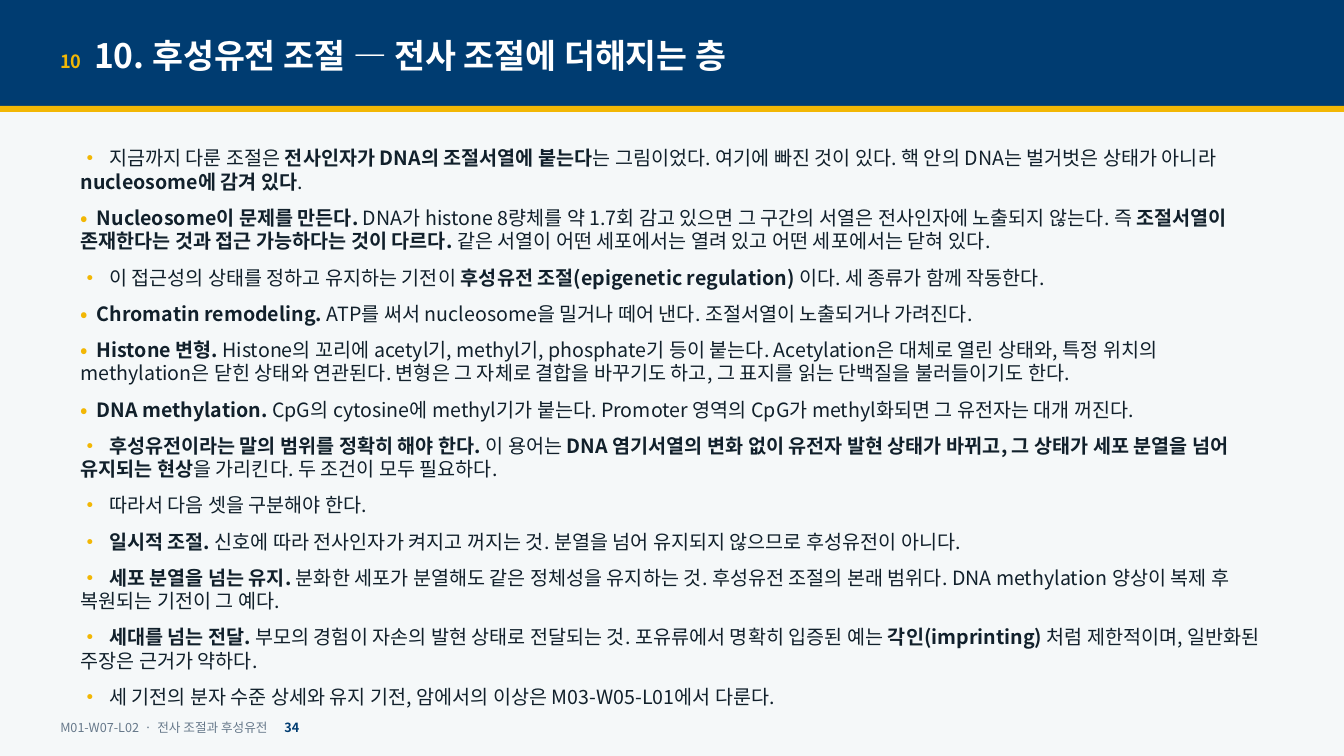
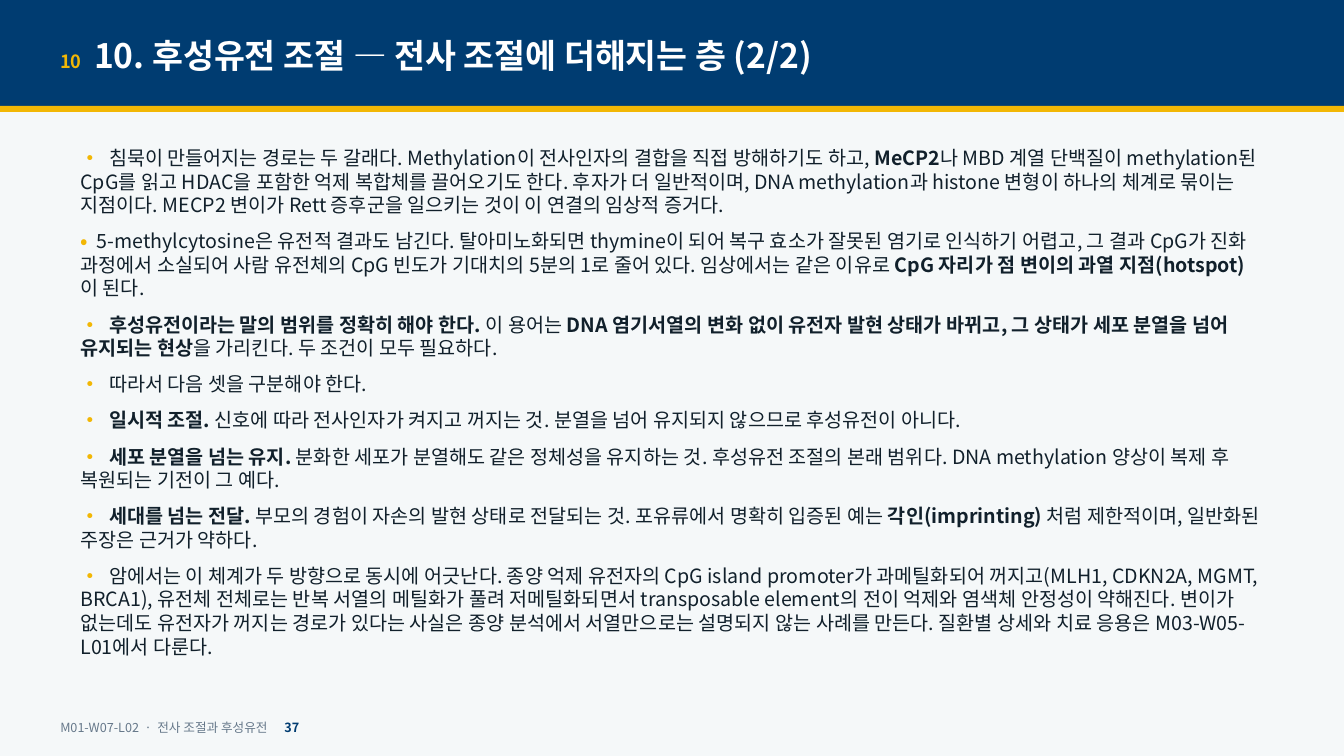
Before and after one commit to hoperiasd2/hoperiasd2.github.io, a slide deck: slide 37 of curriculum/M01/W07/L02/slides.pptx (slide 34 before the commit). Drawn at 1344x756 pixels with LibreOffice and Linux fonts; fonts in the diff are those of the drawing. Boxes give left, top, right and bottom in pixels: in the first picture for what was removed or moved away, otherwise in the second. Text is boxed around its words. In the diff, an @@ line names an element or a change of style, - is before the commit and + after.

```diff
--- a/curriculum/M01/W07/L02/slides.pptx
+++ b/curriculum/M01/W07/L02/slides.pptx
@@ text at (60,40,812,75): text changed @@
-10 10. 후성유전 조절 — 전사 조절에 더해지는 층
+10 10. 후성유전 조절 — 전사 조절에 더해지는 층 (2/2)
@@ text at (80,148,1257,297): text changed @@
-• 지금까지 다룬 조절은 전사인자가 DNA의 조절서열에 붙는다는 그림이었다. 여기에 빠진 것이 있다. 핵 안의 DNA는 벌거벗은 상태가 아니라 nucleosome에 감겨 있다.
-• Nucleosome이 문제를 만든다. DNA가 histone 8량체를 약 1.7회 감고 있으면 그 구간의 서열은 전사인자에 노출되지 않는다. 즉 조절서열이 존재한다는 것과 접근 가능하다는 것이 다르다. 같은 서열이 어떤 세포에서는 열려 있고 어떤 세포에서는 닫혀 있다.
-• 이 접근성의 상태를 정하고 유지하는 기전이 후성유전 조절(epigenetic regulation) 이다. 세 종류가 함께 작동한다.
-• Chromatin remodeling. ATP를 써서 nucleosome을 밀거나 떼어 낸다. 조절서열이 노출되거나 가려진다.
-• Histone 변형. Histone의 꼬리에 acetyl기, methyl기, phosphate기 등이 붙는다. Acetylation은 대체로 열린 상태와, 특정 위치의 methylation은 닫힌 상태와 연관된다. 변형은 그 자체로 결합을 바꾸기도 하고, 그 표지를 읽는 단백질을 불러들이기도 한다.
-• DNA methylation. CpG의 cytosine에 methyl기가 붙는다. Promoter 영역의 CpG가 methyl화되면 그 유전자는 대개 꺼진다.
+• 침묵이 만들어지는 경로는 두 갈래다. Methylation이 전사인자의 결합을 직접 방해하기도 하고, MeCP2나 MBD 계열 단백질이 methylation된 CpG를 읽고 HDAC을 포함한 억제 복합체를 끌어오기도 한다. 후자가 더 일반적이며, DNA methylation과 histone 변형이 하나의 체계로 묶이는 지점이다. MECP2 변이가 Rett 증후군을 일으키는 것이 이 연결의 임상적 증거다.
+• 5-methylcytosine은 유전적 결과도 남긴다. 탈아미노화되면 thymine이 되어 복구 효소가 잘못된 염기로 인식하기 어렵고, 그 결과 CpG가 진화 과정에서 소실되어 사람 유전체의 CpG 빈도가 기대치의 5분의 1로 줄어 있다. 임상에서는 같은 이유로 CpG 자리가 점 변이의 과열 지점(hotspot)이 된다.
@@ text at (80,566,1258,656): text changed @@
-• 세 기전의 분자 수준 상세와 유지 기전, 암에서의 이상은 M03-W05-L01에서 다룬다.
+• 암에서는 이 체계가 두 방향으로 동시에 어긋난다. 종양 억제 유전자의 CpG island promoter가 과메틸화되어 꺼지고(MLH1, CDKN2A, MGMT, BRCA1), 유전체 전체로는 반복 서열의 메틸화가 풀려 저메틸화되면서 transposable element의 전이 억제와 염색체 안정성이 약해진다. 변이가 없는데도 유전자가 꺼지는 경로가 있다는 사실은 종양 분석에서 서열만으로는 설명되지 않는 사례를 만든다. 질환별 상세와 치료 응용은 M03-W05-L01에서 다룬다.
@@ text at (60,721,299,733): text changed @@
-M01-W07-L02 · 전사 조절과 후성유전 34
+M01-W07-L02 · 전사 조절과 후성유전 37
```
Also in this commit, not shown: 19 other slides changed, 11 slides added, 5 other files.
